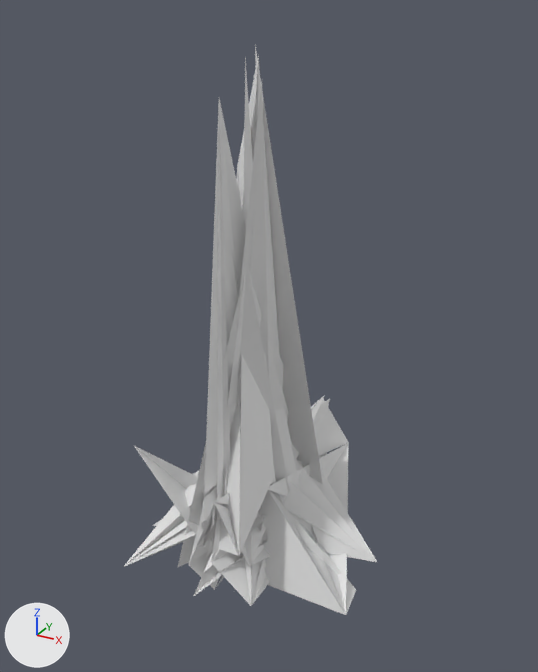
What one commit did to the OBJ model extracted_meshes/Hero015_2C2686CC_v2.obj.
One viewpoint serves both versions: a 50 mm lens placed at (316.0, -589.0, 527.0), pointed at (-2.0, -9.0, 238.0). The axes (+X, +Y, +Z) are drawn at lower left. The lights are the same throughout. The first picture is the older version. Where no turn or scale is listed for an object, it has been applied to the vertices. Vertices at exactly the same position are counted once.

The first picture shows 'Hero015_2C2686CC_v2'.
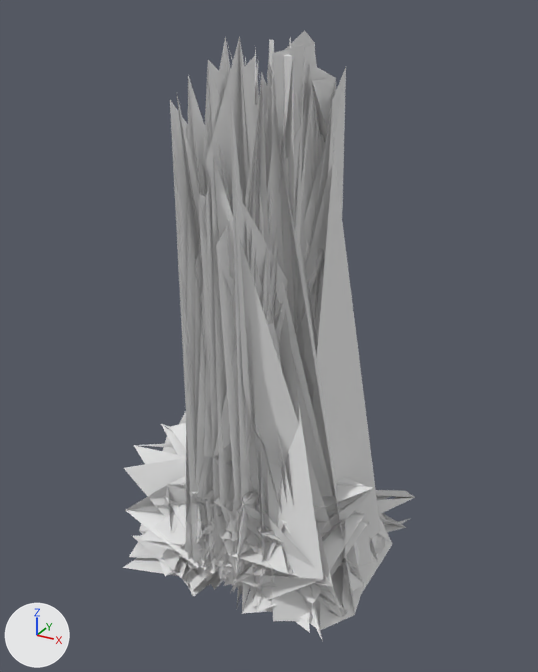
What the commit changed:
me_hero015_2c2686cc_v2 is used by ob_hero015_2c2686cc_v2; location (0.0, 0.0, 0.0).
me_hero015_2c2686cc_v2 had 360 vertices, 410 faces and spanned x -123.0..124.0, y -128.0..128.0, z -1.0..501.0.
me_hero015_2c2686cc_v2 now has 4379 vertices, 6716 faces and spans x -128.0..128.0, y -128.0..128.0, z -2.0..510.0.
me_hero015_2c2686cc_v2 part 1: a new loose piece of 54 vertices spanning x -12.0..32.0, y -127.0..-12.0, z 32.0..125.0.
me_hero015_2c2686cc_v2 part 2: a new loose piece of 53 vertices spanning x 8.0..31.0, y -128.0..-33.0, z 33.0..407.0.
me_hero015_2c2686cc_v2 part 3: 7 vertices removed from x -28.0..14.0, y -106.0..-26.0, z 46.0..119.0; 3919 vertices added at x -128.0..128.0, y -128.0..127.0, z -2.0..510.0.

Location of each change, (x1, y1, x2, y2) in pixels of the pictures (538 x 672 px):
'Hero015_2C2686CC_v2', reshaped (15% wider, 7% taller): before (124, 45, 377, 615); after (123, 30, 415, 641)
part 1 of me_hero015_2c2686cc_v2, added (mostly hidden): after (222, 491, 256, 573)
part 2 of me_hero015_2c2686cc_v2, added: after (216, 188, 251, 575)
part 3 of me_hero015_2c2686cc_v2, built on: before (225, 82, 272, 519); after (123, 30, 415, 641)
